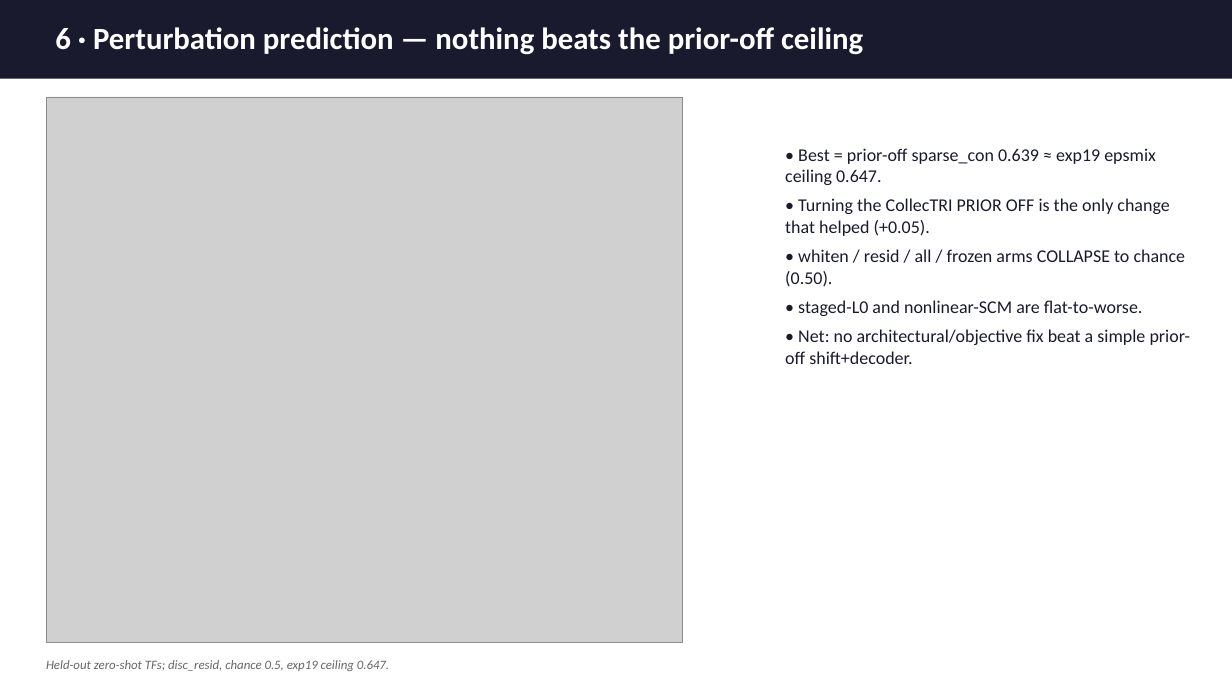
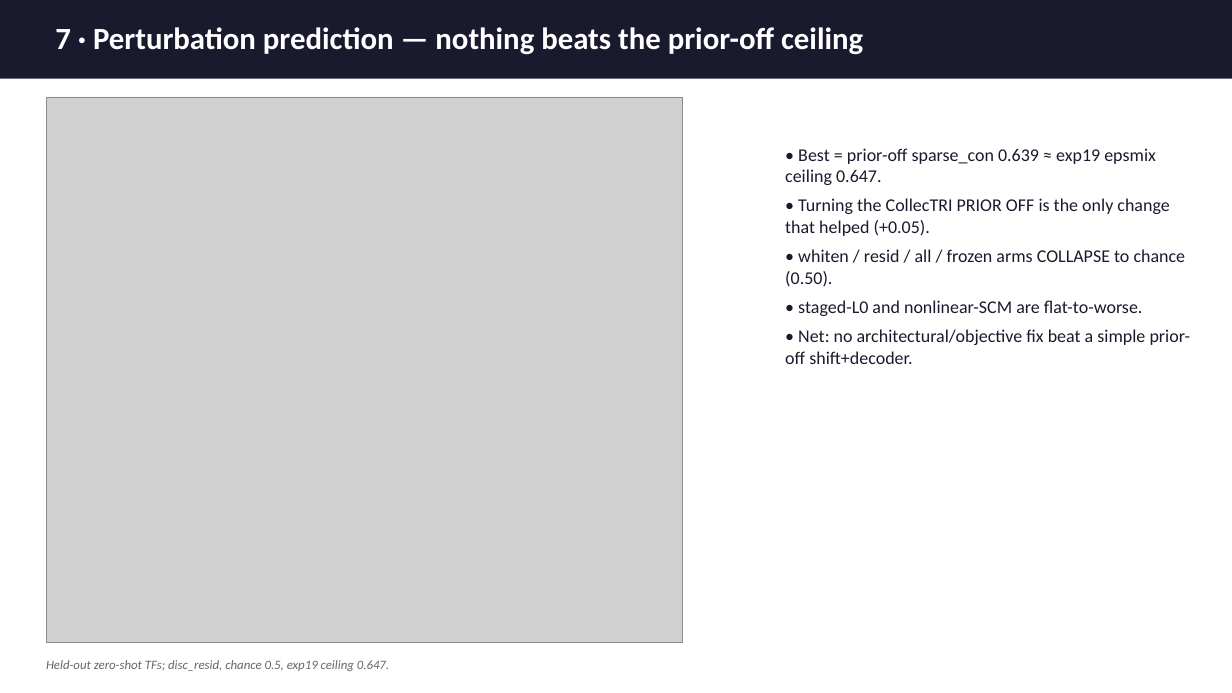
Before and after one commit to goodarzilab/scCausalRL, a slide deck: slide 7 of slides/exp20_load_bearing.pptx (slide 6 before the commit). Drawn at 1232x693 pixels with LibreOffice and Linux fonts; fonts in the diff are those of the drawing; grey boxes stand for pictures. Boxes give left, top, right and bottom in pixels: in the first picture for what was removed or moved away, otherwise in the second. Text is boxed around its words. In the diff, an @@ line names an element or a change of style, - is before the commit and + after.

Commit message:
slides: add slide 6 'Metric definitions & chance levels' (9 LaTeX formulas: disc_resid, pear_resid, S_Agap, probe_A, probe_Dperm, crossTF_div, collectri/fate/graph AUROC) + KEY distinction (probe_A used vs S_Agap useful; grn disc=retrieval-top1 vs disc_resid); renumber to 15 slides

```diff
--- a/slides/exp20_load_bearing.pptx
+++ b/slides/exp20_load_bearing.pptx
@@ text at <box>55,27,863,55</box>: text changed @@
-6 · Perturbation prediction — nothing beats the prior-off ceiling
+7 · Perturbation prediction — nothing beats the prior-off ceiling
```
Also in this commit, not shown: 8 other slides changed, 1 slide added, 10 other files.
